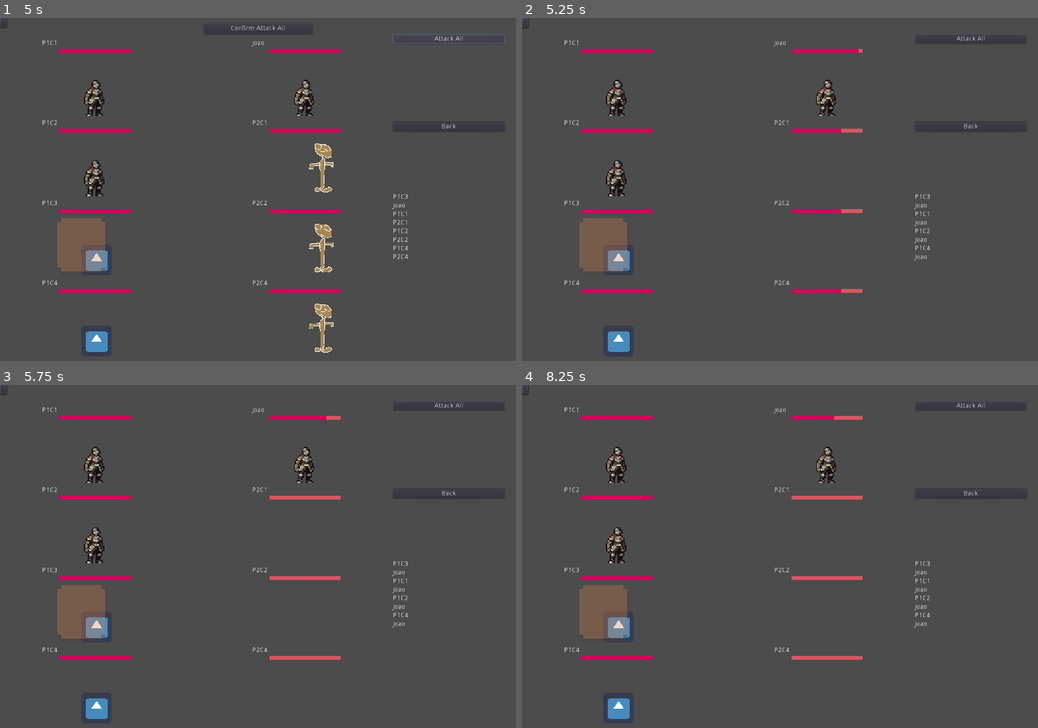
Above: before the commit, frames 1-4 (two rows, left to right).
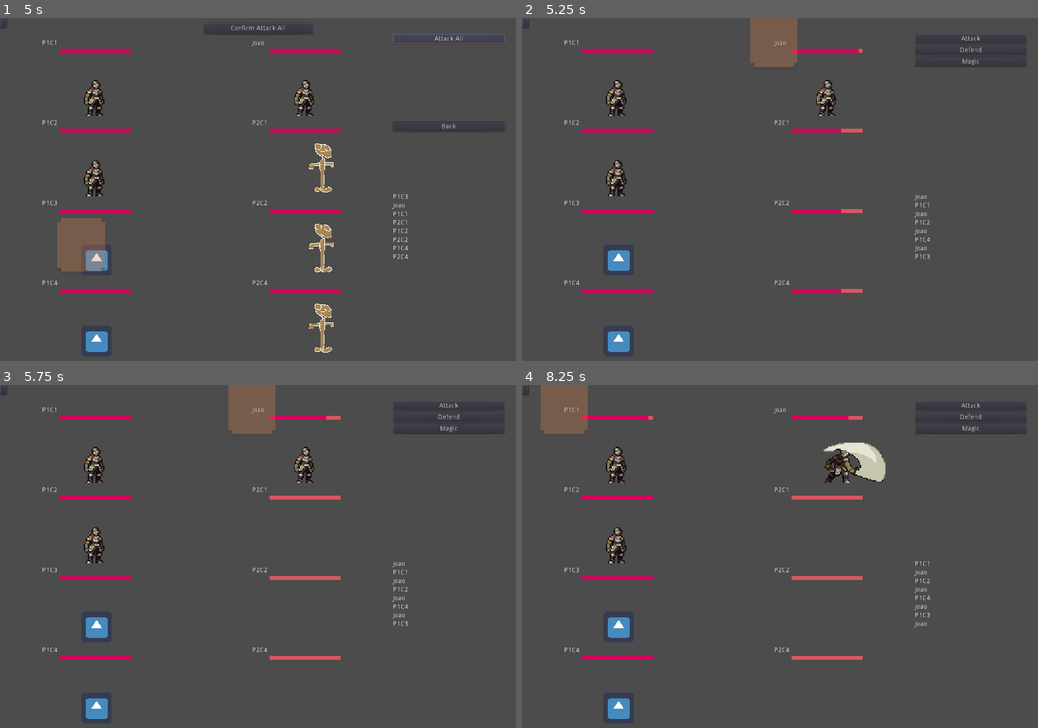
Above: after the commit, the same moments.

Repository: SiTOTG/Magic-Wars
Game: Godot game, scene res://Main.tscn
Same seed, same stepped clock (60 frames per second), same inputs: the game is played once before the commit and once after it. The engine's default icon, where the game draws it, is replaced by a stand-in: a white triangle on a blue panel in a dark square.
Inputs (mouse positions are in pixels of both pictures, inside the frame that each line leads up to):
- Up to frame 1 (5 s): click (5, 21) at 0.52 s; click (5, 21) at 1.27 s; click "Attack" at 2 s; click "Defend" at 2.75 s; click "Magic" at 3.5 s; click "Attack All" at 4.25 s
- Up to frame 2 (5.25 s): click "Confirm Attack All" at 5 s
- Up to frame 3 (5.75 s): no input
- Up to frame 4 (8.25 s): click (527, 388) at 5.75 s; click (970, 405) at 6.5 s, where only the run before the commit has a clickable "Attack All"; click (780, 395) at 7.25 s, where only the run before the commit has a clickable "Confirm Attack All"; click (630, 409) at 8 s, where only the run after the commit has a clickable "Target"

Frame 1 is identical in both runs. In frame 2, 3.1% of the frame differs, in the area x 11-98%, y 0-74%; in frame 3, 3.1%; in frame 4, 4.0%, in the area x 3-98%, y 0-74%.

Commit message:
Fix bug where the signals get called multiple times

Diff:
--- a/Actions/DummyAttack.tres
+++ b/Actions/DummyAttack.tres
@@ -16,6 +16,7 @@
 shortcut = SubResource( 1 )
 
 [resource]
+resource_local_to_scene = true
 script = ExtResource( 1 )
 selector = SubResource( 3 )
 active = false
--- a/Actions/DummyAttackAll.tres
+++ b/Actions/DummyAttackAll.tres
@@ -7,9 +7,11 @@
 action = "Special"
 
 [sub_resource type="ShortCut" id=2]
+resource_local_to_scene = true
 shortcut = SubResource( 1 )
 
 [resource]
+resource_local_to_scene = true
 script = ExtResource( 1 )
 selector = ExtResource( 2 )
 active = false
--- a/Actions/DummyDefend.tres
+++ b/Actions/DummyDefend.tres
@@ -13,6 +13,7 @@
 action = "Defend"
 
 [sub_resource type="ShortCut" id=3]
+resource_local_to_scene = true
 shortcut = SubResource( 2 )
 
 [resource]
--- a/Actions/MultiOptionAction/MultiOptionAction.gd
+++ b/Actions/MultiOptionAction/MultiOptionAction.gd
@@ -27,6 +27,10 @@
 	options = value
 	for action in options:
 		action.connect("finished_action", self, "finish_action")
+
+func add_option(option: Resource):
+	options.append(option)
+	option.connect("finished_action", self, "finish_action")
 
 func do_activate():
 	vBoxContainer = VBoxContainer.new()
--- a/Actions/Selectors/Targets/Enemy.tres
+++ b/Actions/Selectors/Targets/Enemy.tres
@@ -3,4 +3,5 @@
 [ext_resource path="res://Actions/Selectors/Targets/Enemy.gd" type="Script" id=1]
 
 [resource]
+resource_local_to_scene = true
 script = ExtResource( 1 )
--- a/Character/Special/Magic/MagicNode.gd
+++ b/Character/Special/Magic/MagicNode.gd
@@ -4,7 +4,10 @@
 
 func _ready():
 	action.action_name = "Magic"
-	action.options.append(load("res://Actions/DummyAttackAll.tres"))
+	var attack = Attack.new()
+	attack.action_name = "Attack All"
+	attack.selector = AllTargetSelector.new()
+	action.add_option(attack)
 
 func get_action():
 	return action
